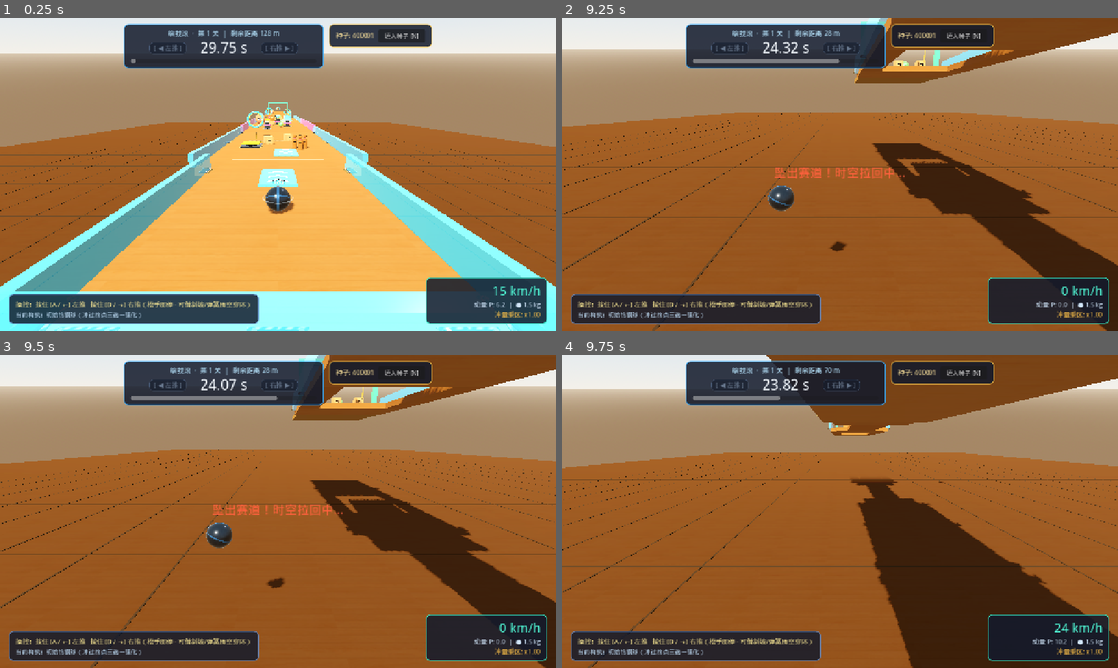
Above: before the commit, frames 1-4 (two rows, left to right).
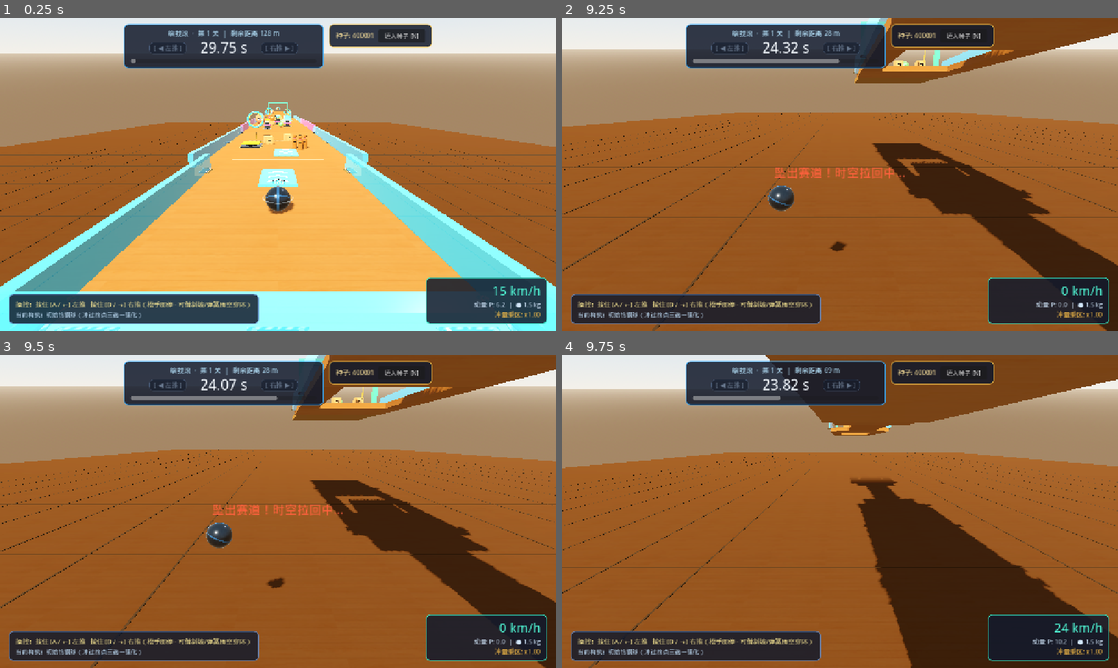
Above: after the commit, the same moments.

Repository: nossika/kinetic-run
Game: Godot game, scene res://scenes/main.tscn
Same seed, same stepped clock (60 frames per second), same inputs: the game is played once before the commit and once after it.
Inputs (mouse positions are in pixels of both pictures, inside the frame that each line leads up to):
- Up to frame 1 (0.25 s): no input
- Up to frame 2 (9.25 s): tap Enter at 0.5, 2.85, 8.85 s; move the mouse to (962, 158) at 0.52 s; hold Right 0.53-1.25 s; tap N at 0.6, 7.35 s; click (962, 158) at 0.67 s; tap Space at 0.77, 3.02, 4.52, 5.27, 6.02, 7.52, 9.02 s; click "填入种子 [N]" at 1.25 s; click "按此种子开局（回车）" at 2 s; move the mouse to (728, 190) at 2.77 s; hold Left 2.78-3.53 s; move the mouse to (895, 105) at 3.52 s; hold Right 3.53-5.03 s; tap Keypad Enter at 3.6 s; move the mouse to (812, 237) at 4.27 s; tap R at 4.35 s; click (812, 237) at 4.42 s; move the mouse to (1006, 221) at 5.02 s; hold Left 5.03-7.28 s; tap 1 at 5.1 s; move the mouse to (673, 127) at 5.77 s; tap 2 at 5.85 s; move the mouse to (867, 174) at 6.52 s; tap 3 at 6.6 s; click (867, 174) at 6.67 s; move the mouse to (756, 96) at 7.27 s; hold Right 7.28-8 s; click "取消继续（Esc）" at 8 s; move the mouse to (962, 158) at 8.77 s; hold Right from 8.78 s (still down)
- Up to frame 3 (9.5 s): keep holding Right
- Up to frame 4 (9.75 s): keep holding Right; move the mouse to (728, 527) at 9.52 s; tap Keypad Enter at 9.6 s; click (728, 527) at 9.67 s

Frames 1-3 are identical in both runs. In frame 4, 2.2% of the frame differs, in the area x 0-100%, y 0-100%.

Commit message:
feat: support multi-elevation landing and ground control on SkyPlatforms
Co-authored-by: Cursor <cursoragent@cursor.com>
Co-authored-by: nossikalin <nossikalin@tencent.com>

Diff:
--- a/src/gameplay/player_ball_3d.gd
+++ b/src/gameplay/player_ball_3d.gd
@@ -11,6 +11,7 @@
 const STUCK_SPEED_THRESHOLD: float = 0.6
 const STUCK_DURATION: float = 1.8
 const AIRBORNE_MIN_TIME: float = 0.22
+const SURFACE_SUPPORT_GRACE: float = 0.08
 const OBSTACLE_BOUNCE_COOLDOWN: float = 0.18
 const MIN_OBSTACLE_REBOUND_DV: float = 3.2
 const MIN_RAIL_BOUNCE_DV: float = 0.75
@@ -26,6 +27,7 @@
 var _slime_zone_count: int = 0
 var _stuck_timer: float = 0.0
 var _air_time: float = 0.0
+var _surface_support_timer: float = 0.0
 var _peak_downward_speed: float = 0.0
 var _rail_bounce_cooldown: float = 0.0
 var _obstacle_bounce_cooldown: float = 0.0
@@ -143,9 +145,19 @@
 		position = world_pos
 
 
+func has_ground_or_sky_support() -> bool:
+	var local_pos := _to_track_local(_get_ball_world_pos())
+	if (local_pos.y - (safe_floor_y + current_radius)) <= 0.38:
+		return true
+	if _surface_support_timer > 0.0:
+		var up_speed := linear_velocity.dot(_get_track_basis().y)
+		if up_speed <= 3.5:
+			return true
+	return false
+
+
 func is_airborne() -> bool:
-	var local_pos := _to_track_local(_get_ball_world_pos())
-	return (local_pos.y - (safe_floor_y + current_radius)) > 0.38
+	return not has_ground_or_sky_support()
 
 
 func _build_nodes_if_needed() -> void:
@@ -411,6 +423,7 @@
 	_slime_zone_count = 0
 	_stuck_timer = 0.0
 	_air_time = 0.0
+	_surface_support_timer = 0.0
 	_peak_downward_speed = 0.0
 	_rail_bounce_cooldown = 0.0
 	_obstacle_bounce_cooldown = 0.0
@@ -489,6 +502,7 @@
 	elif v_pre.length_squared() <= 0.0001:
 		v_pre = v_post_raw
 
+	var track_up := get_track_basis().y.normalized()
 	var hit_movable_obstacle := false
 	var hit_undetonated_barrel := false
 
@@ -505,6 +519,14 @@
 		var impulse_mag := col_impulse.length()
 		if impulse_mag <= 0.001:
 			impulse_mag = eff_mass * (v_post_raw - v_pre).length()
+
+		if (
+			col_node is StaticBody3D
+			and not col_node.is_in_group("track_rail")
+			and not col_node.is_in_group("pinball_bumper")
+			and contact_normal.dot(track_up) >= 0.62
+		):
+			_surface_support_timer = SURFACE_SUPPORT_GRACE
 
 		if col_node.is_in_group("pinball_bumper") and col_node.has_method("trigger_bumper_bounce"):
 			_pending_contact_events.append({
@@ -661,6 +683,7 @@
 	# Check fall below track abyss in track-local coordinates
 	if local_pos.y < safe_floor_y - FALL_Y_OFFSET:
 		is_respawning = true
+		_surface_support_timer = 0.0
 		respawn_time_left = RESPAWN_DURATION
 		linear_velocity = Vector3.ZERO
 		angular_velocity = Vector3.ZERO
@@ -671,12 +694,13 @@
 
 	# Update safe respawn anchor when comfortably near floor center in track-local space
 	if local_pos.y >= safe_floor_y - 0.5 and local_pos.y <= safe_floor_y + current_radius + 0.6:
-		if absf(local_pos.x) <= 2.4:
+		if absf(local_pos.x) <= 3.0:
 			last_safe_pos = Vector3(0.0, safe_floor_y + current_radius + 0.2, local_pos.z)
 
 	# Airborne tracking & landing detection in track-local space
-	var height_above_floor := local_pos.y - (safe_floor_y + current_radius)
-	if height_above_floor > 0.38:
+	var currently_supported := has_ground_or_sky_support()
+	_surface_support_timer = maxf(0.0, _surface_support_timer - delta)
+	if not currently_supported:
 		_air_time += delta
 		var down_speed := -linear_velocity.dot(track_basis.y)
 		if down_speed > _peak_downward_speed:
@@ -696,7 +720,7 @@
 	# Hold-to-thrust lateral force & instant-release gentle lateral stop damping
 	if absf(lateral_accel) > 0.0001:
 		apply_central_force(track_basis.x * (lateral_accel * mass))
-	elif absf(thrust_axis) < 0.05 and height_above_floor <= 0.38:
+	elif absf(thrust_axis) < 0.05 and currently_supported:
 		var lat_v := linear_velocity.dot(track_basis.x)
 		if absf(lat_v) > 0.001:
 			apply_central_force(-track_basis.x * (lat_v * 2.2 * mass))
--- a/tests/test_ball_and_gravity.gd
+++ b/tests/test_ball_and_gravity.gd
@@ -6,6 +6,7 @@
 	await _test_player_ball_stats_thrust_hud_and_sloped_respawn()
 	_test_chase_camera_zero_roll_and_dynamic_fov()
 	await _test_real_collision_mass_ratio_and_tungsten_synergy()
+	await _test_sky_platform_landing_and_elevated_control()
 
 
 func _test_lateral_thrust_controller_instant_start_stop_and_vertical_gravity() -> void:
@@ -479,3 +480,104 @@
 
 	root.queue_free()
 	await scene_tree.process_frame
+
+
+func _test_sky_platform_landing_and_elevated_control() -> void:
+	var ball_script: GDScript = load("res://src/gameplay/player_ball_3d.gd")
+	var bus_script: GDScript = load("res://src/core/physics_synergy_bus.gd")
+	var catalog_script: GDScript = load("res://src/upgrades/upgrade_catalog.gd")
+	var chunk_script: GDScript = load("res://src/track/track_chunk_base.gd")
+	var ctrl_script: GDScript = load("res://src/gameplay/lateral_thrust_controller.gd")
+	if ball_script == null or bus_script == null or catalog_script == null or chunk_script == null:
+		return
+
+	var root := Node3D.new()
+	scene_tree.root.add_child(root)
+
+	var ctrl = null
+	if ctrl_script != null:
+		ctrl = ctrl_script.new()
+		ctrl.apply_vertical_gravity_to_space(root.get_world_3d().space)
+
+	var sloped_track := Node3D.new()
+	sloped_track.rotation_degrees = Vector3(-11.0, 0.0, 0.0)
+	root.add_child(sloped_track)
+
+	var chunk = chunk_script.new()
+	sloped_track.add_child(chunk)
+	chunk.build_chunk("StraightWide", 0.0)
+	chunk.add_sky_platform(Vector3(0.0, 5.0, -13.0), Vector3(4.0, 0.34, 14.0), false)
+
+	var catalog = catalog_script.new()
+	var bus = bus_script.new()
+	bus.apply_upgrade(catalog.get_upgrade("quake_refractor"))
+	bus.apply_upgrade(catalog.get_upgrade("momentum_overload"))
+
+	var ball = ball_script.new()
+	root.add_child(ball)
+	ball.setup(bus)
+	ball.track_reference = sloped_track
+	ball.reset_for_track(sloped_track.to_global(Vector3(0.0, ball.current_radius + 0.1, -2.0)))
+	await scene_tree.physics_frame
+
+	assert_true(
+		ball.has_method("has_ground_or_sky_support"),
+		"PlayerBall3D exposes has_ground_or_sky_support()"
+	)
+
+	var land_waves := {"count": 0}
+	ball.synergy_actions_requested.connect(
+		func(actions: Dictionary) -> void:
+			var ws: Array = actions.get("shockwaves", [])
+			land_waves["count"] = int(land_waves["count"]) + ws.size()
+	)
+
+	# Drop ball from high air (Y = 8.4m) onto the Y = 5.0m SkyPlatform
+	ball.global_position = sloped_track.to_global(Vector3(0.0, 8.4, -10.0))
+	ball.linear_velocity = (-sloped_track.global_transform.basis.z.normalized()) * 6.0
+
+	var landed_on_sky := false
+	var sky_control_accel := 0.0
+	for _f in range(40):
+		ball.step_ball(1.0 / 60.0, 0.0, 0.0)
+		await scene_tree.physics_frame
+		var lpos: Vector3 = sloped_track.to_local(ball.global_position)
+		if lpos.y > 4.8 and not ball.is_airborne():
+			landed_on_sky = true
+			if ctrl != null:
+				sky_control_accel = ctrl.compute_lateral_accel(1.0, 1.0, ball.is_airborne())
+
+	assert_true(landed_on_sky, "PlayerBall3D recognizes surface support (is_airborne() == false) while rolling on Y=5.0m SkyPlatform")
+	assert_gt(float(land_waves["count"]), 0.0, "Landing on elevated SkyPlatform triggers on_land (Quake Refractor shockwave)")
+	assert_gt(float(bus.combo_stacks), 0.0, "Landing on elevated SkyPlatform grants Momentum Overload stack")
+	if ctrl != null:
+		assert_approx(sky_control_accel, 20.0, 0.01, "Ball rolling on SkyPlatform receives full ground lateral thrust control (20.0 m/s^2)")
+
+	# Rolling off the -Z end of SkyPlatform (z < -20.0) transitions back to airborne after SURFACE_SUPPORT_GRACE
+	ball.global_position = sloped_track.to_global(Vector3(0.0, 5.0 + 0.17 + ball.current_radius, -19.2))
+	ball.linear_velocity = (-sloped_track.global_transform.basis.z.normalized()) * 12.0
+	ball.angular_velocity = Vector3.ZERO
+	var supported_before_drop := false
+	for _f in range(2):
+		ball.step_ball(1.0 / 60.0, 0.0, 0.0)
+		await scene_tree.physics_frame
+		if not ball.is_airborne():
+			supported_before_drop = true
+	assert_true(supported_before_drop, "Ball maintains surface support near SkyPlatform exit edge before leaving deck")
+	for _f in range(10):
+		ball.step_ball(1.0 / 60.0, 0.0, 0.0)
+		await scene_tree.physics_frame
+	var off_deck_lpos: Vector3 = sloped_track.to_local(ball.global_position)
+	assert_gt(off_deck_lpos.y, 2.5, "Ball is still well above main floor shortly after leaving SkyPlatform")
+	assert_true(ball.is_airborne(), "Rolling off SkyPlatform transitions back to is_airborne() == true after SURFACE_SUPPORT_GRACE")
+
+	# Widened safe respawn X window (|x| <= 3.0) on main deck
+	ball.global_position = sloped_track.to_global(Vector3(2.8, ball.current_radius + 0.1, -22.0))
+	ball.step_ball(1.0 / 60.0, 0.0, 0.0)
+	assert_approx(ball.last_safe_pos.z, -22.0, 0.05, "Widened safe respawn X window (|x| <= 3.0) updates last_safe_pos at x=2.8m")
+	ball.global_position = sloped_track.to_global(Vector3(3.2, ball.current_radius + 0.1, -24.0))
+	ball.step_ball(1.0 / 60.0, 0.0, 0.0)
+	assert_approx(ball.last_safe_pos.z, -22.0, 0.05, "Position outside safe respawn X window (|x| = 3.2 > 3.0) does not overwrite last_safe_pos")
+
+	root.queue_free()
+	await scene_tree.process_frame
